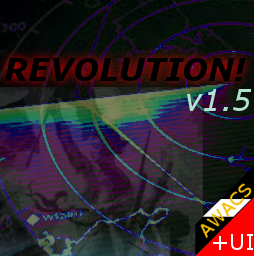
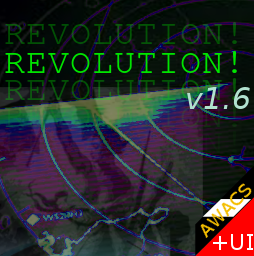
Revision of a layered w=254, h=256 image; what changed, layer by layer:
removed layer "v1.5" over [187, 89, 251, 111]
added layer "v1.6" above "BETA" over [187, 87, 250, 109]
added layer "REVOLUTION! #4" (4%) above "REVOLUTION! #3" over [5, 131, 237, 153]
added layer "REVOLUTION! #3" (11%) above "REVOLUTION! #2" over [5, 104, 237, 127]
added layer "REVOLUTION! #2" (32%) above "REVOLUTION! #1" over [5, 77, 237, 100]
added layer "REVOLUTION! #1" (32%) above "REVOLUTION!" over [5, 22, 237, 44]
painted on "REVOLUTION!" over [5, 50, 246, 81]
removed layer "Drop Shadow" (was 86%) over [0, 47, 254, 94]